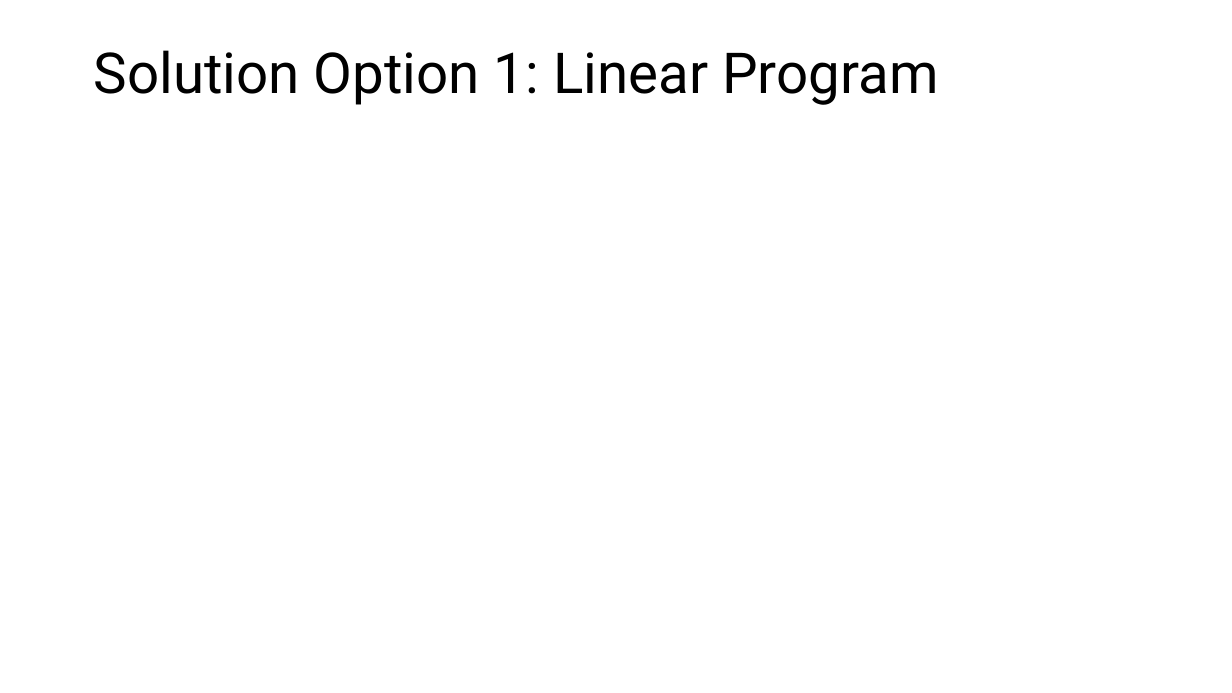
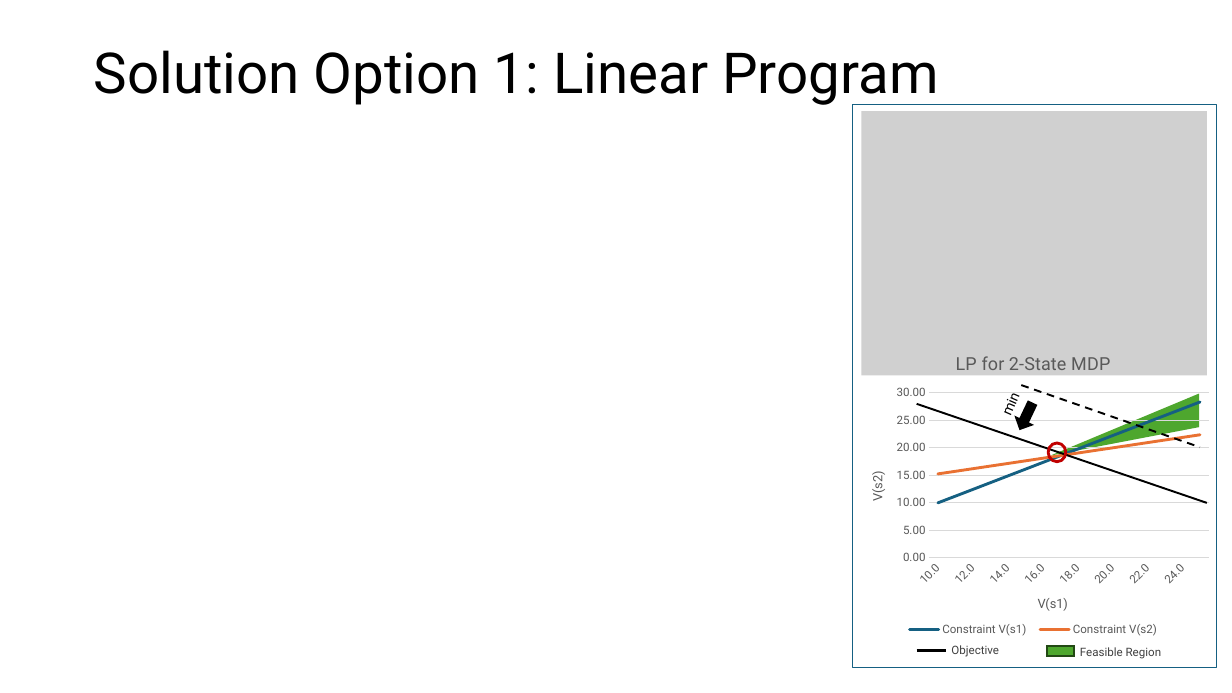
Before and after one commit to mhahsler/Introduction_to_Reinforcement_Learning, a slide deck: slide 9 of slides/Lecture_Chapter04.pptx. Drawn at 1232x693 pixels with LibreOffice and Linux fonts; fonts in the diff are those of the drawing; grey boxes stand for pictures. Boxes give left, top, right and bottom in pixels: in the first picture for what was removed or moved away, otherwise in the second. Text is boxed around its words. In the diff, an @@ line names an element or a change of style, - is before the commit and + after.

```diff
--- a/slides/Lecture_Chapter04.pptx
+++ b/slides/Lecture_Chapter04.pptx
@@ group added at (x1=851, y1=104, x2=1216, y2=668): 3 lines, 3 texts, 2 rectangles, 1 picture, 1 freeform shape, 1 line chart, 1 right arrow, 1 ellipse @@
+title "LP for 2-State MDP "
+categories: 10, 11, 12, 13, 14, 15, 16, 17, 18, 19, 20, 21, 22, 23, 24, 25
+Constraint V(s1): 10, 11.2, 12.4, 13.7, 14.9, 16.1, 17.3, 18.6, 19.8, 21, 22.2, 23.4, 24.7, 25.9, 27.1, 28.3
+Constraint V(s2): 15.3, 15.7, 16.2, 16.7, 17.2, 17.6, 18.1, 18.6, 19.1, 19.5, 20, 20.5, 20.9, 21.4, 21.9, 22.4
+Feasible Region
+Objective
+min
```
Also in this commit, not shown: 1 other slide changed, 4 other files.
